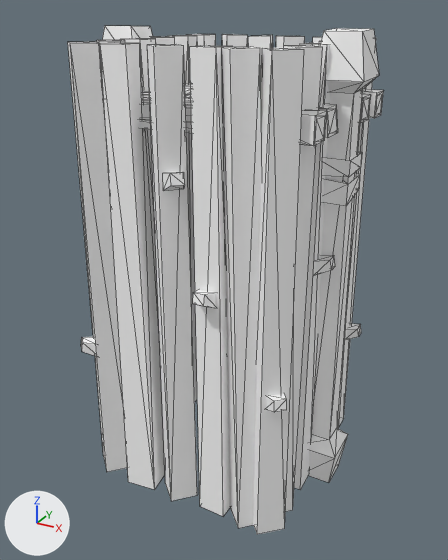
A saved change to the glTF model assets/synty/simple_fantasy/models/SF_Bld_Goblin_Wall_Tower_01.glb.
Both versions are drawn from a camera (50 mm lens) standing at (0.0744, -0.1394, 0.0638) and looking at (-0.0008, -0.0027, -0.0045). The lights are fixed; the arrows at lower left show +X, +Y and +Z. Mesh edges are drawn as thin lines.

Objects in the first picture: 'SF_Bld_Goblin_Wall_Tower_01'.
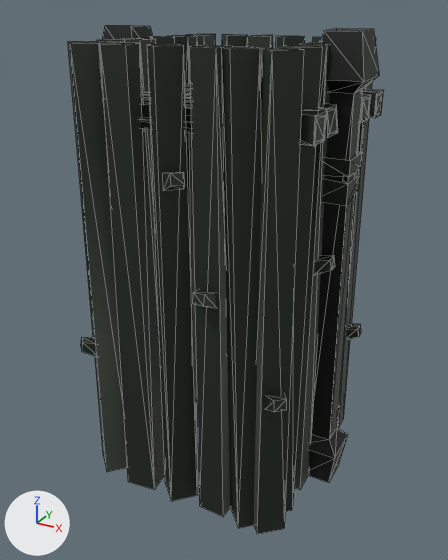
Edits to the bpy script that builds the scene:
```text
Add img_undead_footman_01:
    img_undead_footman_01 = load_image('Undead_Footman_01', '_unpacked/Undead_Footman_01', 512, 512, 'sRGB')
Change mat_lambert1:
    add n3 = _N.new('ShaderNodeMix'); n3.name = 'Mix'
    add n3.data_type = 'RGBA'
    add n3.blend_type = 'MULTIPLY'
    add n3.inputs[0].default_value = 1.0  # 'Factor'
    add n4 = _N.new('ShaderNodeTexImage'); n4.name = 'Image Texture'
    add n4.image = img_undead_footman_01
    where n2 = _N.new('ShaderNodeVertexColor'); n2.name = 'Color Attribute'
    where n0 = _N.new('ShaderNodeBsdfPrincipled'); n0.name = 'Principled BSDF'
    remove _L.new(n2.outputs[0], n0.inputs[0])  # 'Color' to 'Base Color'
    add _L.new(n3.outputs[2], n0.inputs[0])  # 'Result' to 'Base Color'
    add _L.new(n2.outputs[0], n3.inputs[7])  # 'Color' to 'B'
    add _L.new(n4.outputs[0], n3.inputs[6])  # 'Color' to 'A'
```

What differs and where, as boxes (x1, y1, x2, y2) in the pictures (448 x 560 px):
'SF_Bld_Goblin_Wall_Tower_01', surface changed (grey to black)
    both: (68, 26, 384, 534)
